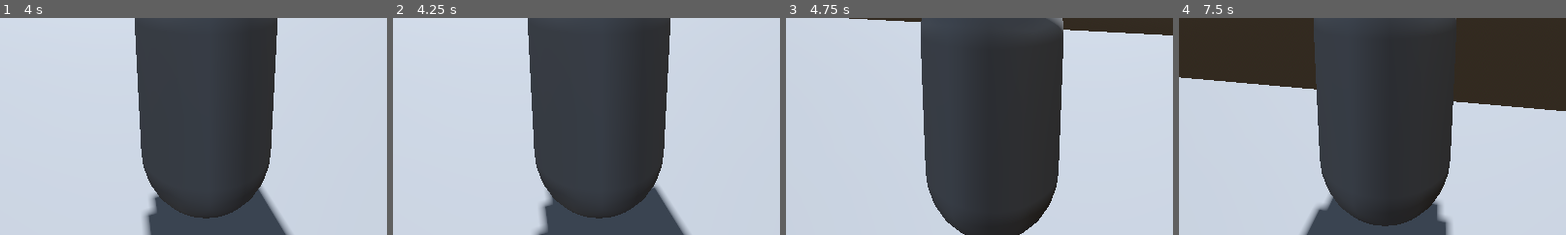
Above: before the commit, frames 1-4 (left to right).
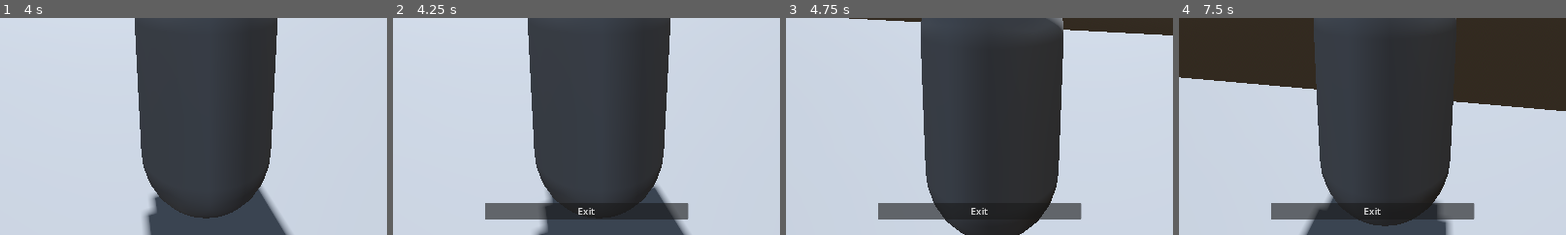
Above: after the commit, the same moments.

Repository: userext122021/godot_rpg_project
Game: Godot game, scene res://main.tscn
Two runs of this game, one before a commit and one after it. Both use one fixed random seed, a clock stepped at 60 frames per second and the inputs below.
Inputs (mouse positions are % of the whole screen's width and height, from its top left):
- Up to frame 1 (4 s): tap Enter at 0.5 s; move the mouse to (55, 50) at 0.52 s; hold W (move_forward) from 0.53 s (still down); tap E (interact) at 0.6, 1.55, 2.1, 2.85, 3.8 s; tap Space (jump) at 0.77, 1.52, 3.02, 3.77 s; move the mouse to (45, 50) at 1.27 s; click (45, 50) at 1.35 s; move the mouse to (52, 48) at 2.02 s; move the mouse to (49, 52) at 2.77 s; move the mouse to (57, 51) at 3.52 s; press the mouse at (57, 51) at 3.53 s
- Up to frame 2 (4.25 s): keep holding W (move_forward); tap Tab (show_inventory, bound only after the commit) at 4.15 s
- Up to frame 3 (4.75 s): keep holding W (move_forward); move the mouse to (42, 49) at 4.27 s; release the mouse at (42, 49) at 4.28 s; tap E (interact) at 4.35 s; tap Space (jump) at 4.52 s
- Up to frame 4 (7.5 s): move the mouse to (51, 50) at 5.02 s; tap E (interact) at 5.1, 6.05, 6.6, 7.35 s; move the mouse to (46, 48) at 5.77 s; release W (move_forward) at 5.78 s; hold D (move_right) 5.78-6.53 s; click (46, 48) at 5.85 s; tap Space (jump) at 6.02, 6.77 s; move the mouse to (55, 50) at 6.52 s; hold W (move_forward) from 6.53 s (still down); move the mouse to (45, 50) at 7.27 s
The pictures show only the part of the screen within x 23-73%, y 50-100%; the shares and areas given below are measured in that part.

Frame 1 is identical in both runs. In frame 2, 3.1% of the frame differs, in the area x 23-77%, y 85-93%; in frame 3, 2.0%; in frame 4, 2.5%.

Commit message:
Добавил подбираемые предметы

Diff:
--- a/examples/example_scene/example_scene.tscn
+++ b/examples/example_scene/example_scene.tscn
@@ -8,6 +8,9 @@
 [ext_resource type="PackedScene" uid="uid://ql4sqwxgai4h" path="res://world_objects/entities/base_enemy/base_enemy.tscn" id="6_k3qqm"]
 [ext_resource type="PackedScene" uid="uid://bihegv11tkr1n" path="res://world_objects/weapon/base_weapon.tscn" id="7_bqblc"]
 [ext_resource type="Script" uid="uid://dsyhdks3kftvo" path="res://world_objects/weapon/weapon_data.gd" id="8_wh25s"]
+[ext_resource type="PackedScene" uid="uid://d1pyrlgd5n7j6" path="res://ui/ui.tscn" id="9_3j6rv"]
+[ext_resource type="PackedScene" uid="uid://dyj5ecitscci1" path="res://world_objects/pickable/base_pickable.tscn" id="10_5j028"]
+[ext_resource type="Script" uid="uid://cfm5bwss6j1sn" path="res://world_objects/pickable/pickable_data.gd" id="11_wvpry"]
 
 [sub_resource type="ProceduralSkyMaterial" id="ProceduralSkyMaterial_wh25s"]
 
@@ -46,6 +49,10 @@
 [sub_resource type="Resource" id="Resource_3j6rv"]
 script = ExtResource("8_wh25s")
 metadata/_custom_type_script = "uid://dsyhdks3kftvo"
+
+[sub_resource type="Resource" id="Resource_kwhvy"]
+script = ExtResource("11_wvpry")
+metadata/_custom_type_script = "uid://cfm5bwss6j1sn"
 
 [node name="ExampleScene" type="Node3D"]
 script = ExtResource("1_n2gaa")
@@ -87,4 +94,11 @@
 transform = Transform3D(1, 0, 0, 0, 1, 0, 0, 0, 1, 0, 1, 0)
 data = SubResource("Resource_3j6rv")
 
+[node name="Ui" parent="." node_paths=PackedStringArray("player") instance=ExtResource("9_3j6rv")]
+player = NodePath("../Player")
+
+[node name="BasePickable" parent="." instance=ExtResource("10_5j028")]
+transform = Transform3D(1, 0, 0, 0, 1, 0, 0, 0, 1, 5, 0, 0)
+data = SubResource("Resource_kwhvy")
+
 [connection signal="state_changed" from="Player" to="." method="_on_player_state_changed"]
--- a/project.godot
+++ b/project.godot
@@ -62,3 +62,9 @@
 "events": [Object(InputEventKey,"resource_local_to_scene":false,"resource_name":"","device":-1,"window_id":0,"alt_press …(192 unchanged characters)…
 ]
 }
+show_inventory={
+"deadzone": 0.2,
+"events": [Object(InputEventKey,"resource_local_to_scene":false,"resource_name":"","device":-1,"window_id":0,"alt_pressed":false,"shift_pressed":false,"ctrl_pressed":false,"meta_pressed":false,"pressed":false,"keycode":0,"physical_keycode":4194306,"key_label":0,"unicode":0,"location":0,"echo":false,"script":null)
+, Object(InputEventKey,"resource_local_to_scene":false,"resource_name":"","device":-1,"window_id":0,"alt_pressed":false,"shift_pressed":false,"ctrl_pressed":false,"meta_pressed":false,"pressed":false,"keycode":0,"physical_keycode":73,"key_label":0,"unicode":105,"location":0,"echo":false,"script":null)
+]
+}
--- /dev/null
+++ b/ui/ui.gd
@@ -0,0 +1,28 @@
+extends Control
+class_name UI
+
+
+@export var player:Player
+
+func _ready() -> void:
+	player.show_inventory.connect(show_inventory)
+	pass
+
+
+func show_inventory():
+	print("INVENTORY: ",player.get_inventory().items)
+	show_ui()
+
+func show_ui():
+	$ExitButton.show()
+	Input.mouse_mode = Input.MOUSE_MODE_VISIBLE
+	pass
+
+func hide_ui():
+	$ExitButton.hide()
+	Input.mouse_mode = Input.MOUSE_MODE_CAPTURED
+
+
+func _on_exit_button_pressed() -> void:
+	hide_ui()
+	pass # Replace with function body.
--- /dev/null
+++ b/ui/ui.tscn
@@ -0,0 +1,26 @@
+[gd_scene load_steps=2 format=3 uid="uid://d1pyrlgd5n7j6"]
+
+[ext_resource type="Script" uid="uid://dh3gw8cg4vxha" path="res://ui/ui.gd" id="1_nb4k0"]
+
+[node name="Ui" type="Control"]
+layout_mode = 3
+anchors_preset = 15
+anchor_right = 1.0
+anchor_bottom = 1.0
+grow_horizontal = 2
+grow_vertical = 2
+mouse_filter = 2
+script = ExtResource("1_nb4k0")
+
+[node name="ExitButton" type="Button" parent="."]
+visible = false
+layout_mode = 0
+offset_left = 677.0
+offset_top = 1000.0
+offset_right = 1181.0
+offset_bottom = 1042.0
+theme_override_font_sizes/font_size = 24
+text = "Exit
+"
+
+[connection signal="pressed" from="ExitButton" to="." method="_on_exit_button_pressed"]
--- a/world_objects/entities/player/player.gd
+++ b/world_objects/entities/player/player.gd
@@ -1,5 +1,8 @@
 extends BaseEntity
 class_name Player
+
+signal show_inventory
+signal interaction_started
 
 var mouse_sensitivity:float=0.002
 @onready var camera = $CameraPivot/Camera3D
@@ -10,6 +13,9 @@
 func _ready():
 	super._ready()
 	Input.mouse_mode = Input.MOUSE_MODE_CAPTURED # Прячем курсор
+
+func get_inventory() -> Inventory:
+	return $Inventory
 
 func _unhandled_input(event):
 	if Input.is_action_pressed("ui_cancel"):
@@ -38,6 +44,7 @@
 	if interactable==null:
 		return
 	interactable.interact(self)
+	interaction_started.emit()
 
 func _physics_process(delta):
 	super._physics_process(delta)
@@ -48,6 +55,9 @@
 	check_interaction(delta)
 	if Input.is_action_just_pressed("interact"):
 		interact()
+	if Input.is_action_just_pressed("show_inventory"):
+		show_inventory.emit()
+
 	if Input.is_action_pressed("attack"):
 		attack()
 	if Input.is_action_just_pressed("jump") and is_on_floor():
--- /dev/null
+++ b/world_objects/pickable/base_pickable.gd
@@ -0,0 +1,20 @@
+extends Node3D
+class_name BasePickable
+
+signal item_picked_up(item_name:String,item_category:String,item_amount:float)
+
+@export var radius:float=2.0
+@export var data:PickableData
+@export var amount:float=1.0
+
+func _ready() -> void:
+	$Area3D/CollisionShape3D.shape.radius=radius
+
+
+func _on_area_3d_body_entered(body: Node3D) -> void:
+	if body.has_node("Inventory"):
+		var inv:Inventory=body.get_node("Inventory")
+		inv.add_item(data.pickable_name,amount)
+		item_picked_up.emit(data.pickable_name,data.pickable_category,amount)
+		queue_free()
+	pass # Replace with function body.
--- /dev/null
+++ b/world_objects/pickable/base_pickable.tscn
@@ -0,0 +1,23 @@
+[gd_scene load_steps=4 format=3 uid="uid://dyj5ecitscci1"]
+
+[ext_resource type="Script" uid="uid://jqbfwhajah2n" path="res://world_objects/pickable/base_pickable.gd" id="1_gn1ag"]
+
+[sub_resource type="SphereMesh" id="SphereMesh_q8jy7"]
+radius = 0.2
+height = 0.2
+
+[sub_resource type="SphereShape3D" id="SphereShape3D_gn1ag"]
+
+[node name="BasePickable" type="Node3D"]
+script = ExtResource("1_gn1ag")
+
+[node name="MeshInstance3D" type="MeshInstance3D" parent="."]
+transform = Transform3D(1, 0, 0, 0, 1, 0, 0, 0, 1, 0, 0.5, 0)
+mesh = SubResource("SphereMesh_q8jy7")
+
+[node name="Area3D" type="Area3D" parent="."]
+
+[node name="CollisionShape3D" type="CollisionShape3D" parent="Area3D"]
+shape = SubResource("SphereShape3D_gn1ag")
+
+[connection signal="body_entered" from="Area3D" to="." method="_on_area_3d_body_entered"]
--- /dev/null
+++ b/world_objects/pickable/pickable_data.gd
@@ -0,0 +1,6 @@
+extends Resource
+class_name PickableData
+
+
+@export var pickable_name:String="unknown_pickable"
+@export var pickable_category:String="unknown_pickable_category"
Not shown: 1 places in examples/example_scene/example_scene.tscn that only renumber resources
Not shown, added: ui/ui.gd.uid
Not shown, added: world_objects/pickable/base_pickable.gd.uid
Not shown, added: world_objects/pickable/pickable_data.gd.uid
